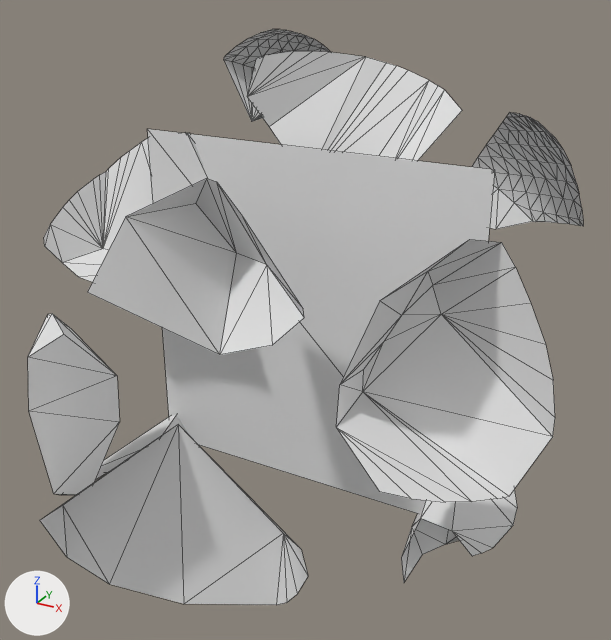
The OBJ model Assets/Models/Shatter.obj, before and after one commit.
Before and after are seen from a 50 mm lens placed at (1.183, -2.138, 1.093), pointed at (0.027, -0.037, 0.042). The lights are fixed; the arrows at lower left show +X, +Y and +Z. Mesh edges are drawn as thin lines. Where no turn or scale is listed for an object, it has been applied to the vertices.

The older version as bpy lines, for what is in view:
```python
me_moonrock = bpy.data.meshes.new('moonrock')
me_moonrock.from_pydata(...)  # 482 vertices, 727 faces; spans x -0.85..0.86, y -0.91..0.83, z -0.76..0.86
me_plane = bpy.data.meshes.new('plane')
me_plane.from_pydata([(0.567, 0.0, 0.567), (0.567, 0.0, -0.567), (-0.567, 0.0, -0.567), (-0.567, 0.0, 0.567)], [], [(1, 3, 0), (1, 2, 3)])
ob_moonrock = bpy.data.objects.new('moonrock', me_moonrock)
ob_moonrock.location = (0.0, 0.0, 0.0)
ob_plane = bpy.data.objects.new('plane', me_plane)
ob_plane.location = (0.0, 0.0, 0.0)
```
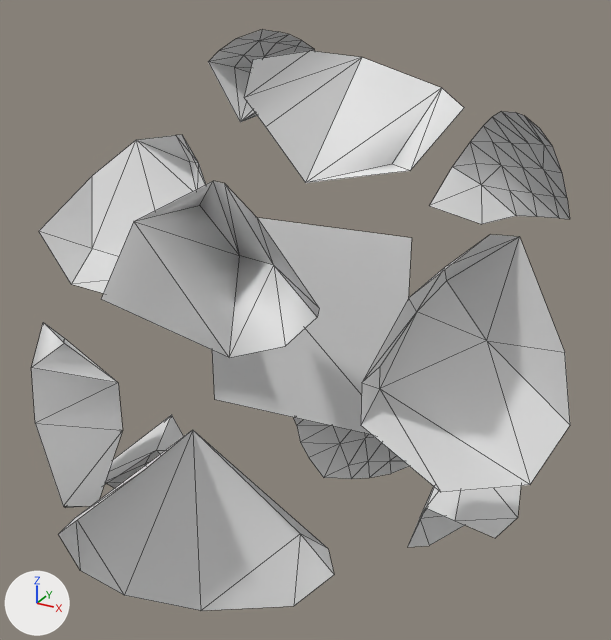
What differs and where, as boxes (x1, y1, x2, y2) in the pictures (611 x 640 px):
'moonrock', reshaped: before (28, 29, 583, 605); after (31, 30, 570, 611)
'plane', reshaped (42% narrower, 44% shorter): before (148, 129, 495, 514); after (212, 218, 412, 435)
part 1 of me_moonrock, rebuilt (not visible before): after (294, 417, 409, 479)
part 2 of me_moonrock, rebuilt: before (472, 113, 583, 229); after (430, 112, 569, 224)
part 3 of me_moonrock, rebuilt: before (224, 29, 330, 121); after (208, 30, 314, 122)
part 4 of me_moonrock, rebuilt (6% taller): before (44, 133, 205, 282); after (39, 135, 206, 293)
part 5 of me_moonrock, rebuilt: before (337, 239, 555, 502); after (361, 234, 570, 492)
part 6 of me_moonrock, rebuilt: before (96, 415, 187, 479); after (104, 415, 184, 488)
part 7 of me_moonrock, rebuilt: before (401, 489, 517, 582); after (408, 486, 521, 547)
part 8 of me_moonrock, rebuilt: before (28, 314, 120, 495); after (31, 322, 122, 508)
part 9 of me_moonrock, rebuilt: before (40, 425, 308, 605); after (58, 430, 334, 611)
part 10 of me_moonrock, rebuilt: before (88, 179, 304, 355); after (101, 181, 319, 358)
part 11 of me_moonrock, cut back: before (247, 51, 462, 161); after (244, 51, 464, 183)

What the commit changed:
me_moonrock is used by ob_moonrock; location (0.0, 0.0, 0.0).
me_moonrock had 482 vertices, 727 faces and spanned x -0.85..0.86, y -0.91..0.83, z -0.76..0.86.
me_moonrock now has 207 vertices, 271 faces and spans x -0.83..0.88, y -0.93..0.86, z -0.75..0.86.
me_moonrock part 1: the loose piece of 139 vertices spanning x -0.21..0.32, y 0.28..0.63, z -0.76..-0.4 is rebuilt with 32 vertices and now spans x -0.24..0.28, y 0.27..0.63, z -0.75..-0.4.
me_moonrock part 2: the loose piece of 81 vertices spanning x 0.21..0.69, y 0.38..0.83, z 0.19..0.63 is rebuilt with 29 vertices and now spans x 0.15..0.64, y 0.43..0.86, z 0.19..0.63.
me_moonrock part 3: the loose piece of 65 vertices spanning x -0.52..-0.19, y 0.27..0.72, z 0.56..0.86 is rebuilt with 24 vertices and now spans x -0.55..-0.24, y 0.25..0.67, z 0.56..0.86.
me_moonrock part 4: the loose piece of 31 vertices spanning x -0.85..-0.3, y -0.25..0.18, z 0.06..0.57 is rebuilt with 15 vertices and now spans x -0.83..-0.27, y -0.31..0.14, z 0.06..0.57.
me_moonrock part 5: the loose piece of 24 vertices spanning x 0.38..0.86, y -0.65..-0.25, z -0.12..0.49 is rebuilt with 15 vertices and now spans x 0.41..0.88, y -0.55..-0.21, z -0.12..0.49.
me_moonrock part 6: the loose piece of 18 vertices spanning x -0.65..-0.28, y -0.54..0.06, z -0.73..-0.39 is rebuilt with 12 vertices and now spans x -0.62..-0.26, y -0.59..0.01, z -0.73..-0.39.
me_moonrock part 7: the loose piece of 16 vertices spanning x 0.4..0.73, y -0.33..0.19, z -0.72..-0.38 is rebuilt with 11 vertices and now spans x 0.4..0.73, y -0.22..0.24, z -0.72..-0.38.
me_moonrock part 8: the loose piece of 15 vertices spanning x -0.74..-0.37, y -0.74..-0.33, z -0.43..0.06 is rebuilt with 13 vertices and now spans x -0.71..-0.31, y -0.77..-0.39, z -0.43..0.06.
me_moonrock part 9: the loose piece of 13 vertices spanning x -0.32..0.37, y -0.91..-0.49, z -0.61..-0.07 is rebuilt with 11 vertices and now spans x -0.25..0.43, y -0.93..-0.47, z -0.61..-0.07.
me_moonrock part 10: the loose piece of 12 vertices spanning x -0.26..0.22, y -0.68..-0.19, z 0.06..0.53 is rebuilt with 12 vertices and now spans x -0.22..0.26, y -0.7..-0.21, z 0.06..0.53.
me_moonrock part 11: 19 vertices removed from x -0.19..0.44, y 0.01..0.22, z 0.46..0.82; 9 vertices added at x -0.19..0.44, y -0.01..0.24, z 0.52..0.82.
me_plane has 4 vertices, 2 faces and spans x -0.567..0.567, y 0.0, z -0.567..0.567.
me_plane is used by ob_plane; location (0.0, 0.0, 0.0).
Part 12, on me_plane:
Vertex 0 of me_plane moves from (0.567, 0.0, 0.567) at pixel (494, 169) to (0.336, 0.029, 0.337) at pixel (411, 237).
Vertex 1 of me_plane moves from (0.567, 0.0, -0.567) to (0.336, 0.029, -0.337).
Vertex 2 of me_plane moves from (-0.567, 0.0, -0.567) to (-0.336, -0.029, -0.337) at pixel (214, 399).
Vertex 3 of me_plane moves from (-0.567, 0.0, 0.567) at pixel (147, 128) to (-0.336, -0.029, 0.337).
